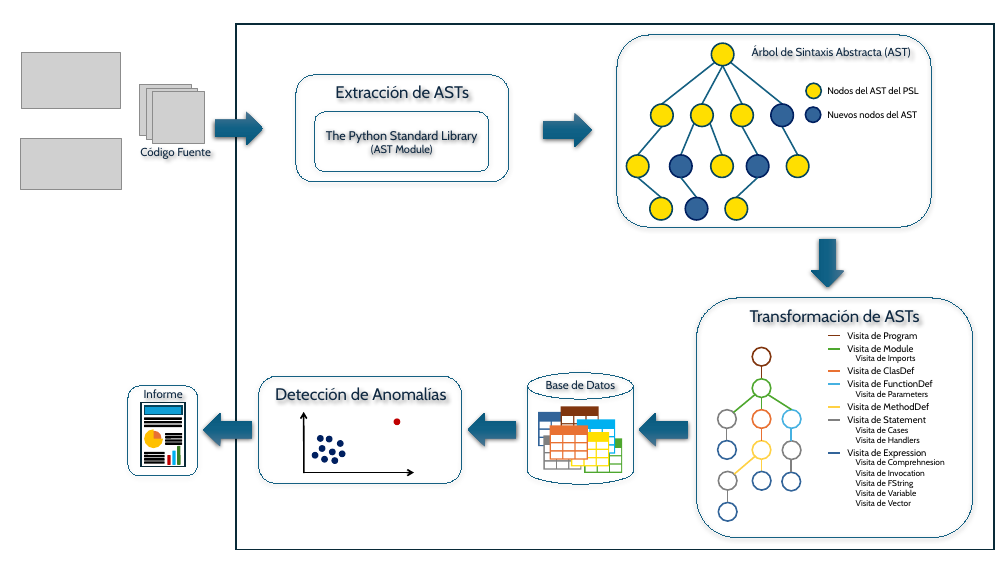
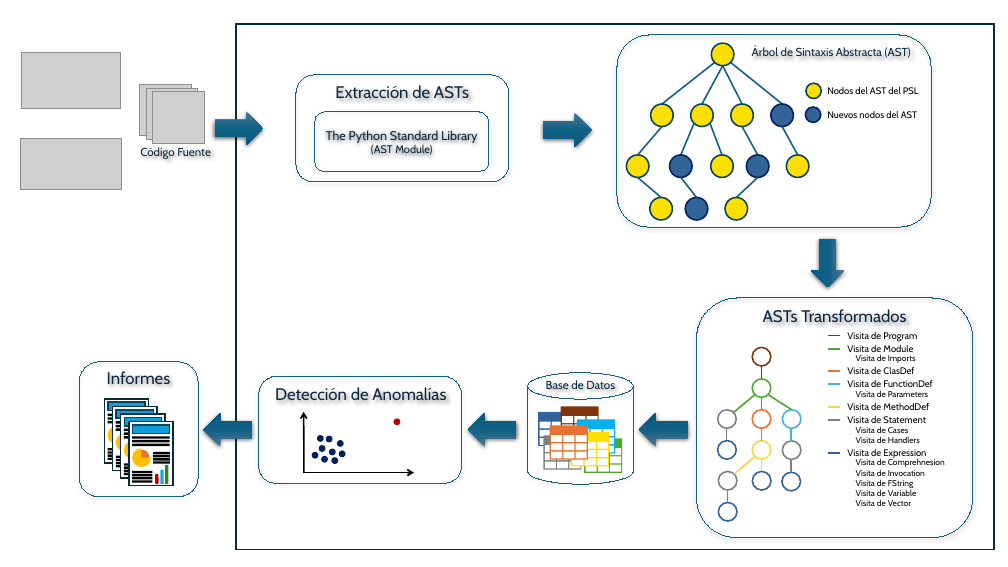
Before and after one commit to UO284262/PythonSourceCodeAnalysis, a slide deck: slide 5 of documentation/Sistema.pptx. Drawn at 1008x567 pixels with LibreOffice and Linux fonts; fonts in the diff are those of the drawing; grey boxes stand for pictures. Boxes give left, top, right and bottom in pixels: in the first picture for what was removed or moved away, otherwise in the second. Text is boxed around its words. In the diff, an @@ line names an element or a change of style, - is before the commit and + after.

```diff
--- a/documentation/Sistema.pptx
+++ b/documentation/Sistema.pptx
@@ text at [763,309,906,322]: text changed @@
-Transformación de ASTs
+ASTs Transformados
@@ rounded rectangle: place and size @@
-rounded rectangle at [128,386,197,476]
+rounded rectangle at [79,361,198,497]
@@ text added at [107,371,171,384], 16 pt, text #0E2841 @@
+Informes
@@ text removed at [144,389,183,398] @@
-Informe
@@ rounded rectangle: place and size @@
-rounded rectangle at [144,417,182,420]
+rounded rectangle at [107,417,145,420]
@@ group added at [104,399,149,463]: 5 rounded rectangles, 2 rectangles, 1 ellipse, 1 pie slice (boxed as its full ellipse) @@
@@ 2 rectangles, 1 ellipse, 1 pie slice (boxed as its full ellipse): place and size @@
-2 rectangles, 1 ellipse, 1 pie slice (boxed as its full ellipse) at [141,402,185,467]
+2 rectangles, 1 ellipse, 1 pie slice (boxed as its full ellipse) at [113,406,157,470]
@@ rectangle at [113,406,157,470]: fill none to #FFFFFF @@
@@ group added at [121,414,166,478]: 5 rounded rectangles, 2 rectangles, 1 ellipse, 1 pie slice (boxed as its full ellipse) @@
@@ group added at [116,425,154,467]: 4 rounded rectangles @@
@@ rounded rectangle: place and size @@
-rounded rectangle at [144,425,182,427]
+rounded rectangle at [124,429,162,431]
@@ group added at [129,422,173,486]: 7 rounded rectangles, 2 rectangles, 1 ellipse, 1 pie slice (boxed as its full ellipse) @@
@@ rounded rectangle: place and size @@
-rounded rectangle at [144,452,165,454]
+rounded rectangle at [107,451,128,454]
@@ 3 rounded rectangles: place and size @@
-3 rounded rectangles at [144,421,182,461]
+3 rounded rectangles at [116,421,154,461]
@@ rounded rectangle: place and size @@
-rounded rectangle at [144,461,165,464]
+rounded rectangle at [124,464,144,466]
@@ rounded rectangle: place and size @@
-rounded rectangle at [166,442,182,445]
+rounded rectangle at [154,452,170,454]
@@ rounded rectangle: place and size @@
-rounded rectangle at [166,439,182,442]
+rounded rectangle at [154,455,170,457]
@@ 4 rounded rectangles: place and size @@
-4 rounded rectangles at [166,436,182,465]
+4 rounded rectangles at [154,458,170,484]
@@ rounded rectangle: place and size @@
-rounded rectangle at [166,433,182,436]
+rounded rectangle at [154,461,170,464]
```
Also in this commit, not shown: 6 other files.
